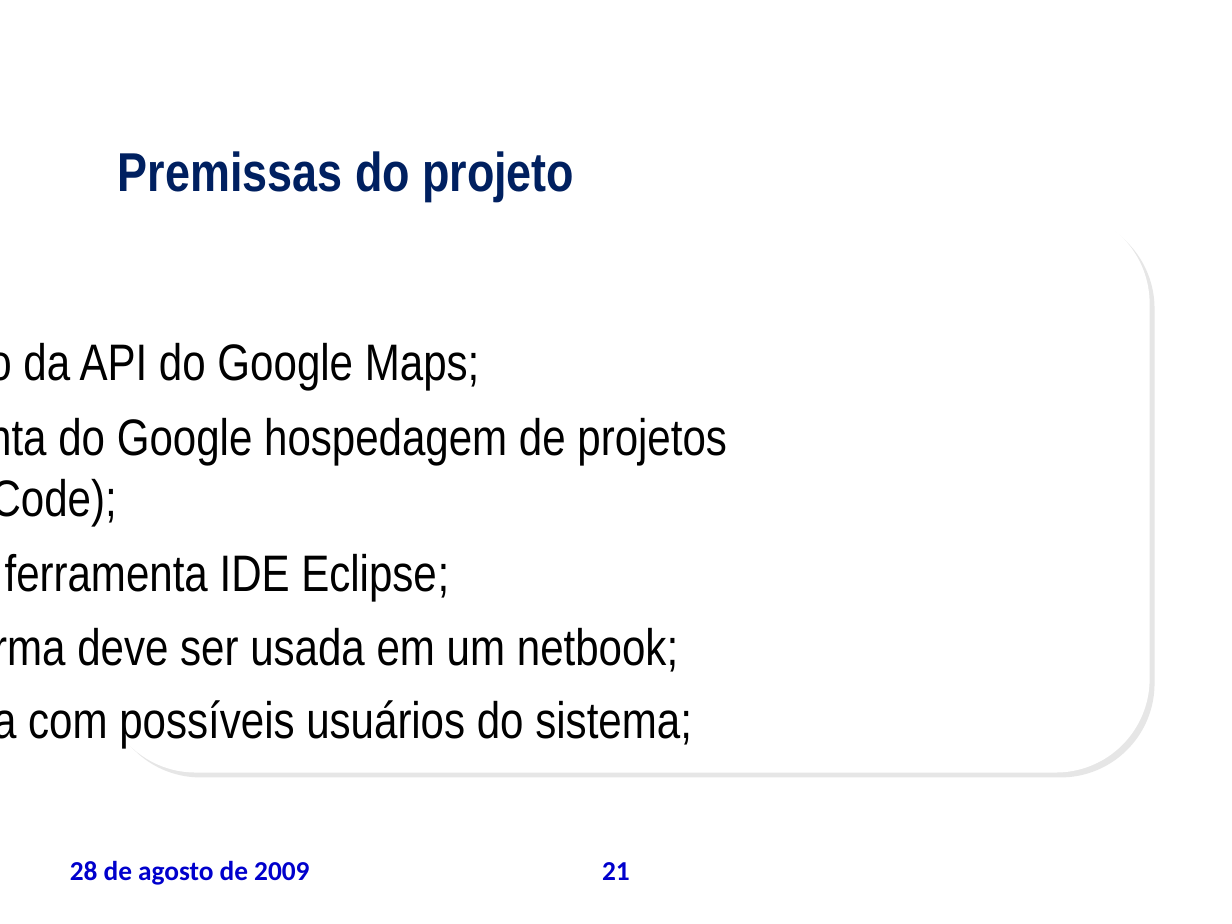
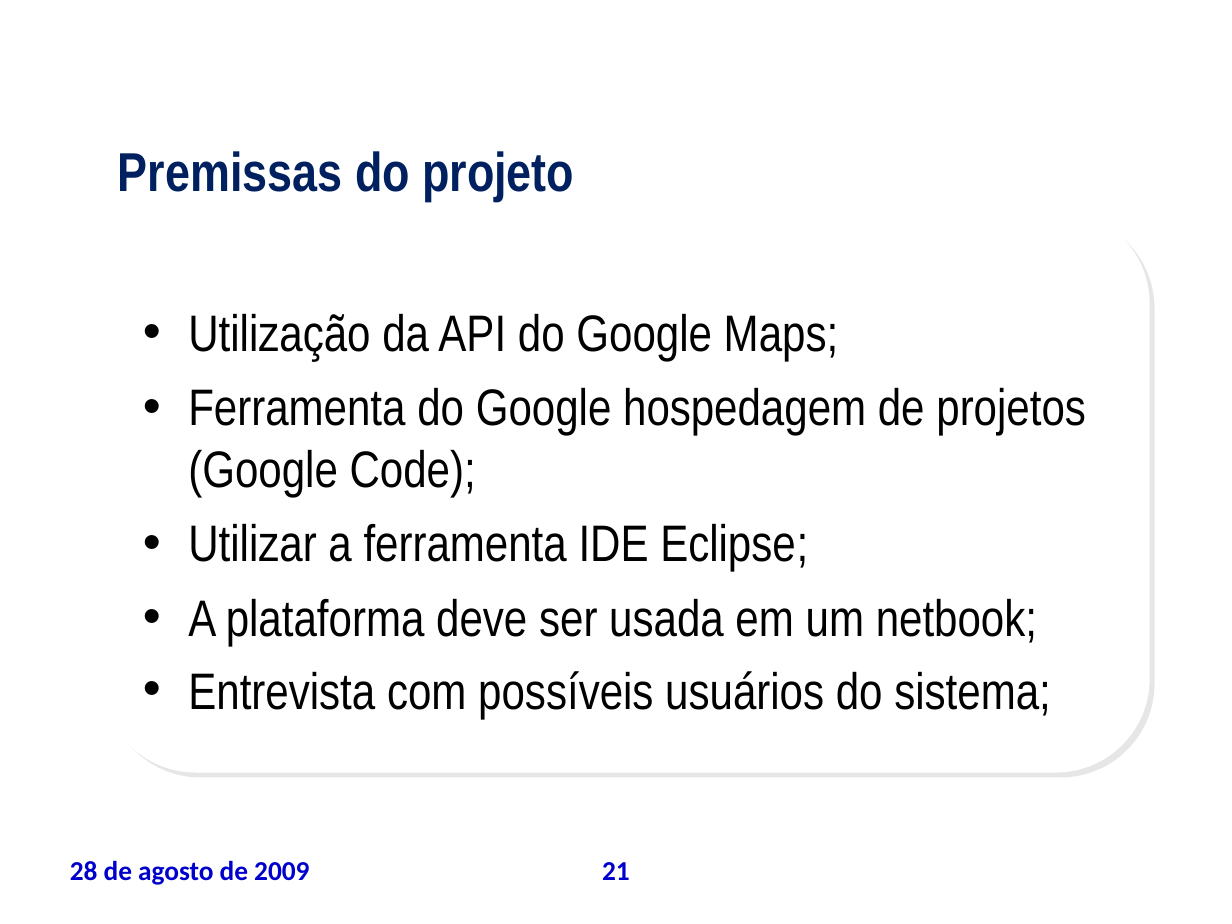
Before and after one commit to leoevaristo/psa20092, a slide deck: slide 21 of ARTEFATOS/TAP_apresentacao.ppt. Drawn at 1232x924 pixels with LibreOffice and Linux fonts; fonts in the diff are those of the drawing; background and template pictures are left out. Boxes give left, top, right and bottom in pixels: in the first picture for what was removed or moved away, otherwise in the second. Text is boxed around its words. In the diff, an @@ line names an element or a change of style, - is before the commit and + after.

```diff
--- a/ARTEFATOS/TAP_apresentacao.ppt
+++ b/ARTEFATOS/TAP_apresentacao.ppt
@@ text "Utilização da API do Google ..." rewrapped from <box>0,342,727,748</box> to <box>188,313,1086,719</box> @@
```
Also in this commit, not shown: 9 other slides changed.
